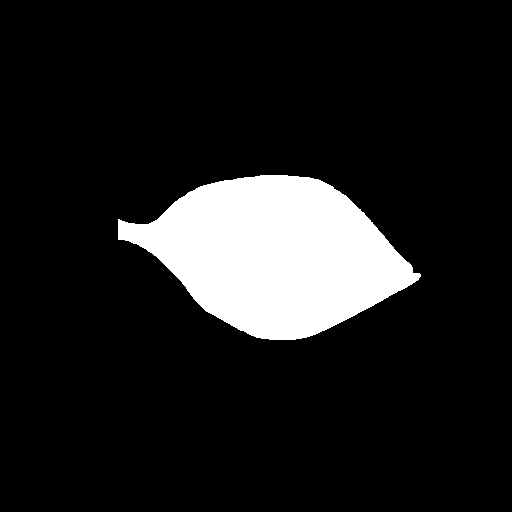
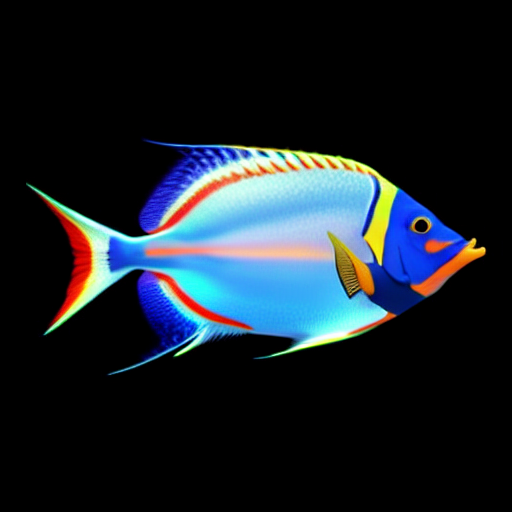
Layers edited between the first and the second 512px x 512px image:
hid group "black bg" (8 layers) over [26, 136, 503, 512]
painted on "0_body_mask" (1st of 2, in "black bg") over [95, 145, 421, 351]
painted on "0_caudal_fin_mask" (1st of 2, in "black bg") over [44, 189, 118, 306]
painted on "0_dorsal_fin_mask" (1st of 2, in "black bg") over [126, 136, 345, 224]
painted on "0_anal_fin_mask" (1st of 2, in "black bg") over [119, 240, 249, 342]
painted on "0_pectoral_fin_mask" (1st of 2, in "black bg") over [244, 261, 313, 326]
painted on "0_alpha" (1st of 2, in "black bg") over [44, 136, 421, 378]
painted on "0_rgb" over [26, 136, 503, 512]
hid "圖層 4" over [26, 136, 503, 512]
